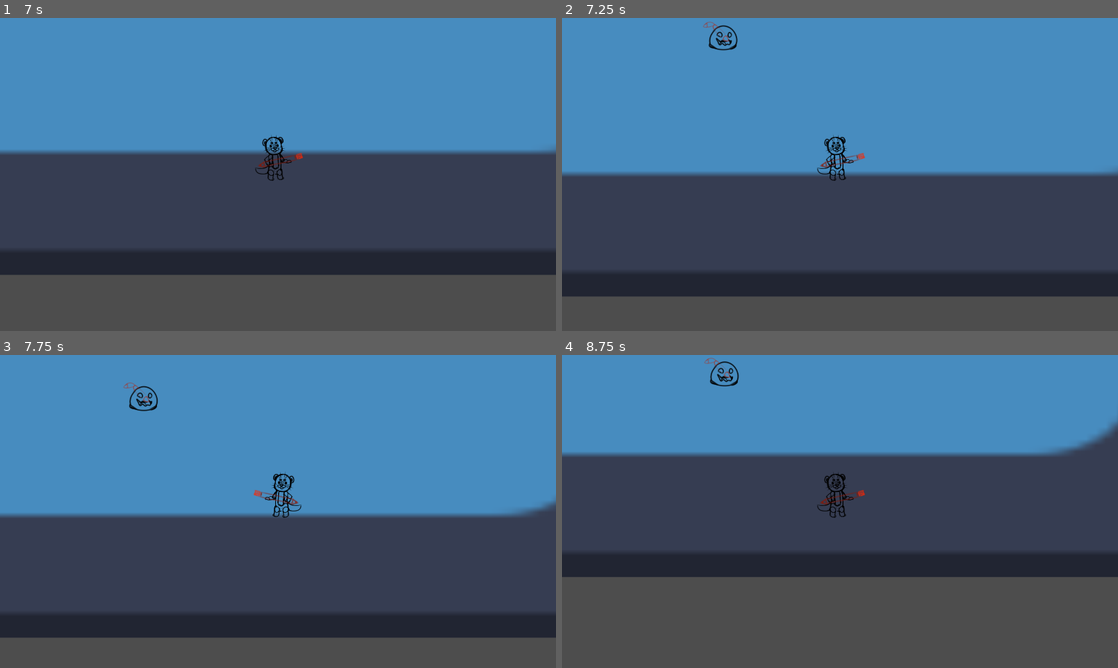
Above: before the commit, frames 1-4 (two rows, left to right).
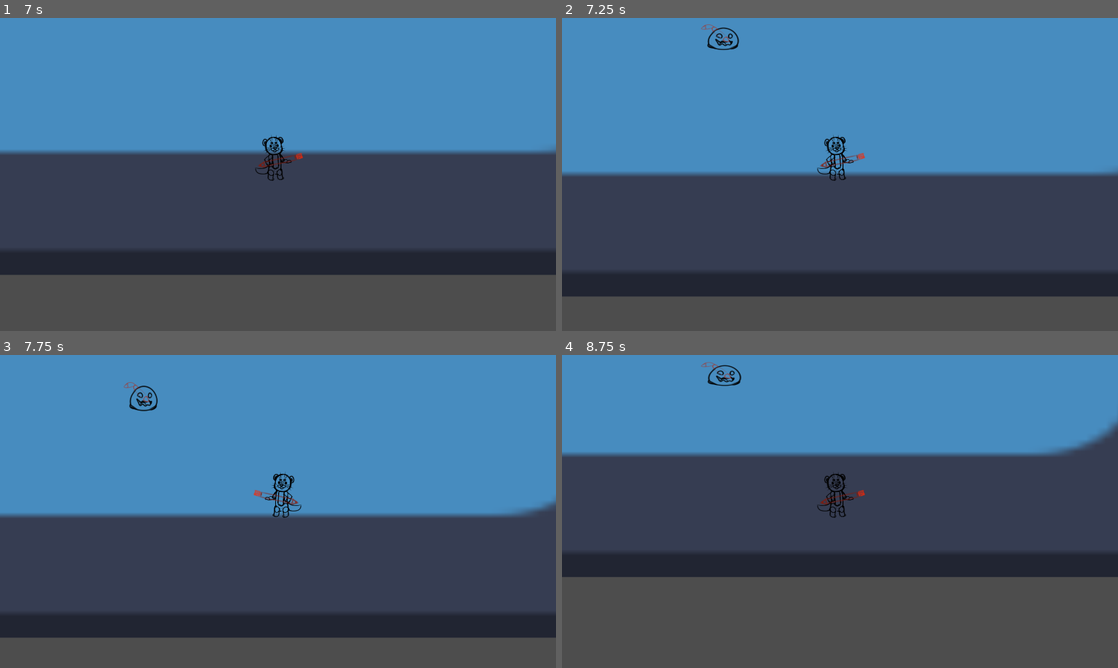
Above: after the commit, the same moments.

Repository: DrOtter3000/ctrlottdelete
Game: Godot game, scene res://Levels/level_1.tscn
The game is run twice, just before and just after one commit, with the same random seed, the same clock (stepped at 60 frames per second) and the same inputs. The engine's default icon, where the game draws it, is replaced by a stand-in: a white triangle on a blue panel in a dark square.
Inputs (mouse positions are in pixels of both pictures, inside the frame that each line leads up to):
- Up to frame 1 (7 s): tap Enter at 0.5, 5 s; move the mouse to (400, 158) at 0.52 s; hold D (right) 0.53-1.28 s; click (400, 158) at 0.6 s; tap Space at 1.25, 6.5 s; move the mouse to (166, 190) at 1.27 s; hold S (down) 1.28-2.03 s; click (166, 190) at 1.35 s; move the mouse to (333, 105) at 2.02 s; hold D (right) 2.03-2.78 s; click (333, 105) at 2.1 s; move the mouse to (250, 237) at 2.77 s; hold W (up) 2.78-3.53 s; click (250, 237) at 2.85 s; move the mouse to (444, 221) at 3.52 s; hold A (left) 3.53-5.03 s; click (444, 221) at 3.6 s; move the mouse to (111, 127) at 4.27 s; click (111, 127) at 4.35 s; move the mouse to (305, 174) at 5.02 s; hold S (down) 5.03-5.78 s; click (305, 174) at 5.1 s; move the mouse to (194, 96) at 5.77 s; hold D (right) 5.78-6.53 s; click (194, 96) at 5.85 s; move the mouse to (400, 158) at 6.52 s; hold W (up) from 6.53 s (still down); click (400, 158) at 6.6 s
- Up to frame 2 (7.25 s): keep holding W (up)
- Up to frame 3 (7.75 s): move the mouse to (166, 527) at 7.27 s; release W (up) at 7.28 s; hold D (right) from 7.28 s (still down); click (166, 527) at 7.35 s
- Up to frame 4 (8.75 s): move the mouse to (895, 442) at 8.02 s; release D (right) at 8.03 s; hold S (down) from 8.03 s (still down); click (895, 442) at 8.1 s

Frame 1 is identical in both runs. In frame 2, 0.2% of the frame differs, in the area x 25-32%, y 1-11%; in frame 3, less than 0.1%; in frame 4, 0.3%, in the area x 25-33%, y 0-10%.

Commit message:
add animations to slime

Diff:
--- a/Enemies/Slime/slime.tscn
+++ b/Enemies/Slime/slime.tscn
@@ -14,10 +14,58 @@
 
 [sub_resource type="Animation" id="Animation_rkgca"]
 resource_name = "attack"
+length = 0.2
+tracks/0/type = "value"
+tracks/0/imported = false
+tracks/0/enabled = true
+tracks/0/path = NodePath("Sprite2D:scale")
+tracks/0/interp = 1
+tracks/0/loop_wrap = true
+tracks/0/keys = {
+"times": PackedFloat32Array(0, 0.1, 0.2),
+"transitions": PackedFloat32Array(1, 1, 1),
+"update": 0,
+"values": [Vector2(1, 1), Vector2(1.5, 1.5), Vector2(1, 1)]
+}
+
+[sub_resource type="Animation" id="Animation_2mk31"]
+length = 0.001
+tracks/0/type = "value"
+tracks/0/imported = false
+tracks/0/enabled = true
+tracks/0/path = NodePath("Sprite2D:scale")
+tracks/0/interp = 1
+tracks/0/loop_wrap = true
+tracks/0/keys = {
+"times": PackedFloat32Array(0),
+"transitions": PackedFloat32Array(1),
+"update": 0,
+"values": [Vector2(1, 1)]
+}
+
+[sub_resource type="Animation" id="Animation_w101d"]
+resource_name = "walk"
+length = 0.8
+loop_mode = 1
+step = 0.025
+tracks/0/type = "value"
+tracks/0/imported = false
+tracks/0/enabled = true
+tracks/0/path = NodePath("Sprite2D:scale")
+tracks/0/interp = 1
+tracks/0/loop_wrap = true
+tracks/0/keys = {
+"times": PackedFloat32Array(0, 0.2, 0.4, 0.6, 0.8),
+"transitions": PackedFloat32Array(1, 1, 1, 1, 1),
+"update": 0,
+"values": [Vector2(1, 1), Vector2(0.8, 1.2), Vector2(1, 1), Vector2(1.2, 0.8), Vector2(1, 1)]
+}
 
 [sub_resource type="AnimationLibrary" id="AnimationLibrary_yuk0a"]
 _data = {
-"attack": SubResource("Animation_rkgca")
+"RESET": SubResource("Animation_2mk31"),
+"attack": SubResource("Animation_rkgca"),
+"walk": SubResource("Animation_w101d")
 }
 
 [node name="Slime" instance=ExtResource("1_wy4gt")]
--- a/Enemies/enemy.gd
+++ b/Enemies/enemy.gd
@@ -29,6 +29,9 @@
 
 	set_sprite_direction()
 
+	if velocity != Vector2.ZERO:
+		animation_player.play("walk")
+
 	move_and_slide()
 
 
Not shown: 1 places in Enemies/Slime/slime.tscn that only renumber resources
